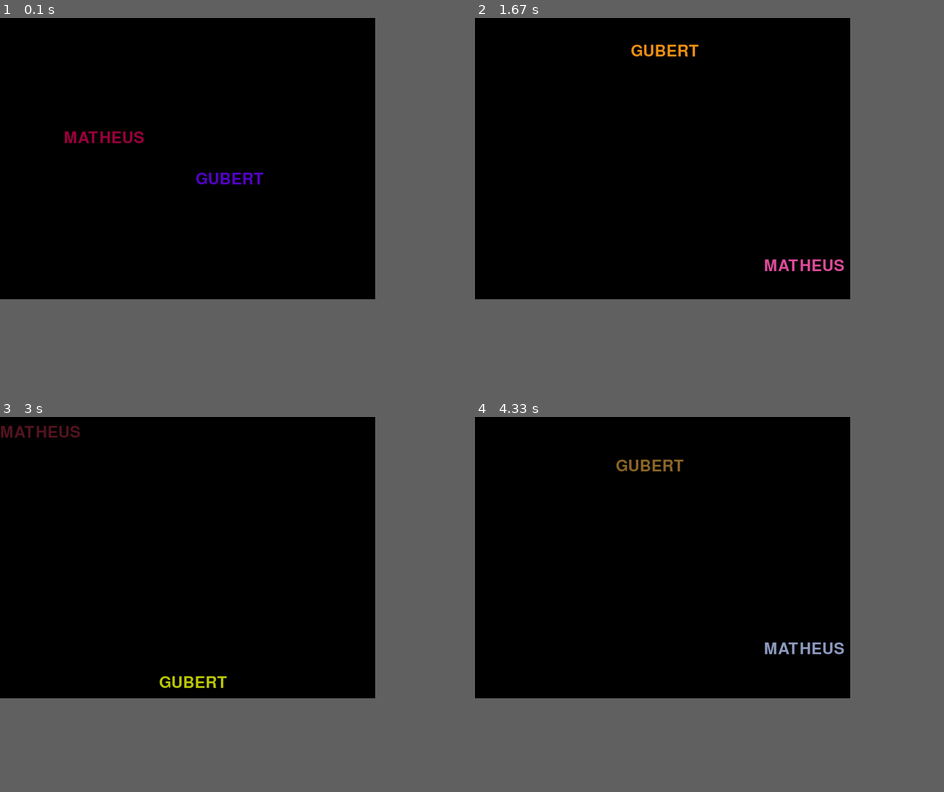
Above: before the commit, frames 1-4 (two rows, left to right).
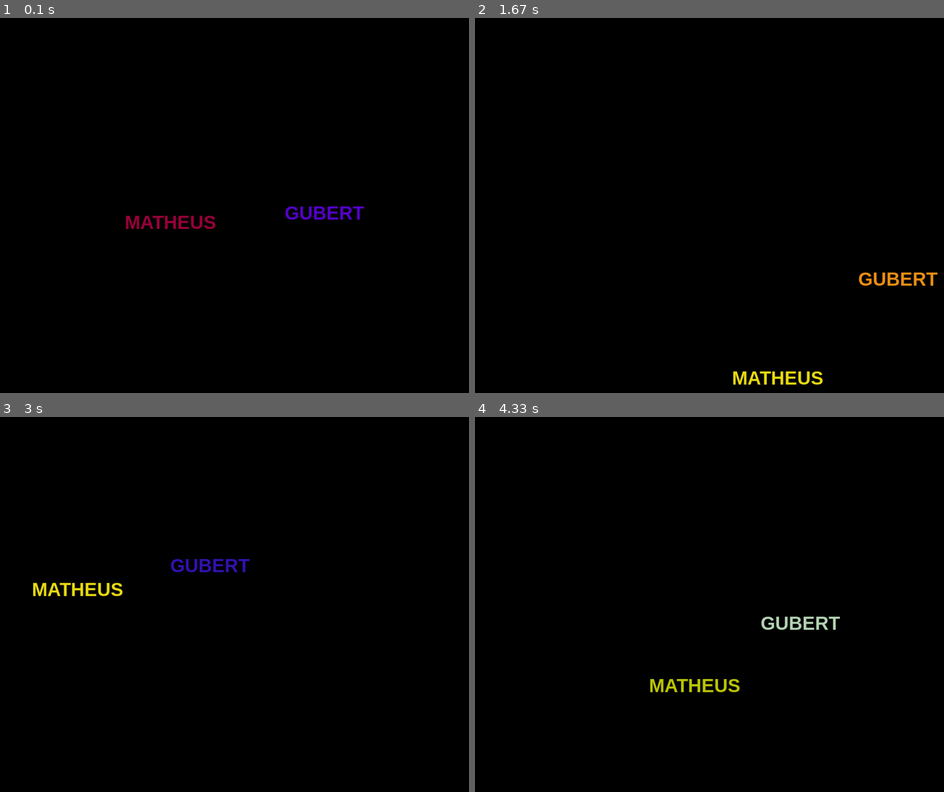
Above: after the commit, the same moments.

Repository: MAGUBERT/Computacao_Grafica_RAFA
Game: pygame game, started from teste-pygame.py
Same seed, same stepped clock (60 frames per second), same inputs: the game is played once before the commit and once after it.
Inputs:
- Up to frame 1 (0.1 s): no input
- Up to frame 2 (1.67 s): no input
- Up to frame 3 (3 s): no input
- Up to frame 4 (4.33 s): no input
The window is 720x540 before the commit and 900x720 after it. Grey fills any space a smaller window leaves; there, only what the larger window draws over its background counts as a difference.

The runs differ from the first frame. In frame 1, 1.3% of the frame differs, in the area x 13-78%, y 30-57%; in frame 2, 1.3%; in frame 3, 1.3%; in frame 4, 1.3%, in the area x 30-79%, y 11-74%.

Commit message:
Update teste-pygame.py

Diff:
--- a/teste-pygame.py
+++ b/teste-pygame.py
@@ -4,65 +4,64 @@
 
 pygame.init()
 
-largura = 800
-altura = 600
+largura = 1000
+altura = 800
 tela = pygame.display.set_mode((largura, altura))
-pygame.display.set_caption('JOGUINHO')
+pygame.display.set_caption('JOGUINHO ALEATÓRIO')
 
 PRETO = (0, 0, 0)
-
-tamanho_fonte = 50
-fonte = pygame.font.SysFont(None, tamanho_fonte)
+tamanho_fonte = 40
+fonte = pygame.font.SysFont("Arial", tamanho_fonte, bold=True)
 
 def cor_aleatoria(diferente_de=None):
     while True:
-        c = (random.randint(1, 255), random.randint(1, 255), random.randint(1, 255))
+        c = (random.randint(0, 255), random.randint(0, 255), random.randint(0, 255))
         if c != diferente_de:
             return c
+
+def velocidade():
+    return random.randint(3, 7)
 
 texto1_conteudo = "MATHEUS"
 texto1_cor = cor_aleatoria()
 texto1 = fonte.render(texto1_conteudo, True, texto1_cor)
 texto1_rect = texto1.get_rect(center=(largura//3, altura//2))
+v1x = velocidade()
+v1y = velocidade()
 
 texto2_conteudo = "GUBERT"
 texto2_cor = cor_aleatoria(diferente_de=texto1_cor)
 texto2 = fonte.render(texto2_conteudo, True, texto2_cor)
 texto2_rect = texto2.get_rect(center=(2*largura//3, altura//2))
+v2x = velocidade()
+v2y = velocidade()
 
 clock = pygame.time.Clock()
 
-def dir_nao_zero():
-    return random.choice((-1, 1))
-
-velocidade = 4
-v1x = velocidade * dir_nao_zero()
-v1y = velocidade * dir_nao_zero()
-v2x = velocidade * dir_nao_zero()
-v2y = velocidade * dir_nao_zero()
-
-def move_e_quica(rect, vx, vy):
+def movimento(rect, vx, vy):
     rect.x += vx
     rect.y += vy
     bateu = False
+
     if rect.left <= 0:
         rect.left = 0
-        vx = abs(vx)
+        vx = abs(velocidade())
         bateu = True
     elif rect.right >= largura:
         rect.right = largura
-        vx = -abs(vx)
+        vx = -abs(velocidade())
         bateu = True
+
     if rect.top <= 0:
         rect.top = 0
-        vy = abs(vy)
+        vy = abs(velocidade())
         bateu = True
     elif rect.bottom >= altura:
         rect.bottom = altura
-        vy = -abs(vy)
+        vy = -abs(velocidade())
         bateu = True
+
     return vx, vy, bateu
-
 
 rodando = True
 while rodando:
@@ -70,8 +69,8 @@
         if evento.type == pygame.QUIT:
             rodando = False
 
-    v1x, v1y, bateu1 = move_e_quica(texto1_rect, v1x, v1y)
-    v2x, v2y, bateu2 = move_e_quica(texto2_rect, v2x, v2y)
+    v1x, v1y, bateu1 = movimento(texto1_rect, v1x, v1y)
+    v2x, v2y, bateu2 = movimento(texto2_rect, v2x, v2y)
 
     if bateu1:
         texto1_cor = cor_aleatoria(texto1_cor)
@@ -83,21 +82,24 @@
     if texto1_rect.colliderect(texto2_rect):
         v1x, v1y = -v1x, -v1y
         v2x, v2y = -v2x, -v2y
+
         texto1_cor = cor_aleatoria(texto1_cor)
         texto2_cor = cor_aleatoria(texto2_cor)
         texto1 = fonte.render(texto1_conteudo, True, texto1_cor)
         texto2 = fonte.render(texto2_conteudo, True, texto2_cor)
-        texto1_rect.x += int((v1x > 0) or -1)
-        texto2_rect.x += int((v2x > 0) or -1)
-        texto1_rect.y += int((v1y > 0) or -1)
-        texto2_rect.y += int((v2y > 0) or -1)
+
+        texto1_rect.x += v1x
+        texto1_rect.y += v1y
+        texto2_rect.x += v2x
+        texto2_rect.y += v2y
+
 
     tela.fill(PRETO)
     tela.blit(texto1, texto1_rect)
     tela.blit(texto2, texto2_rect)
-    clock.tick(240)
+
+    clock.tick(60)
     pygame.display.flip()
-
 
 pygame.quit()
 sys.exit()
